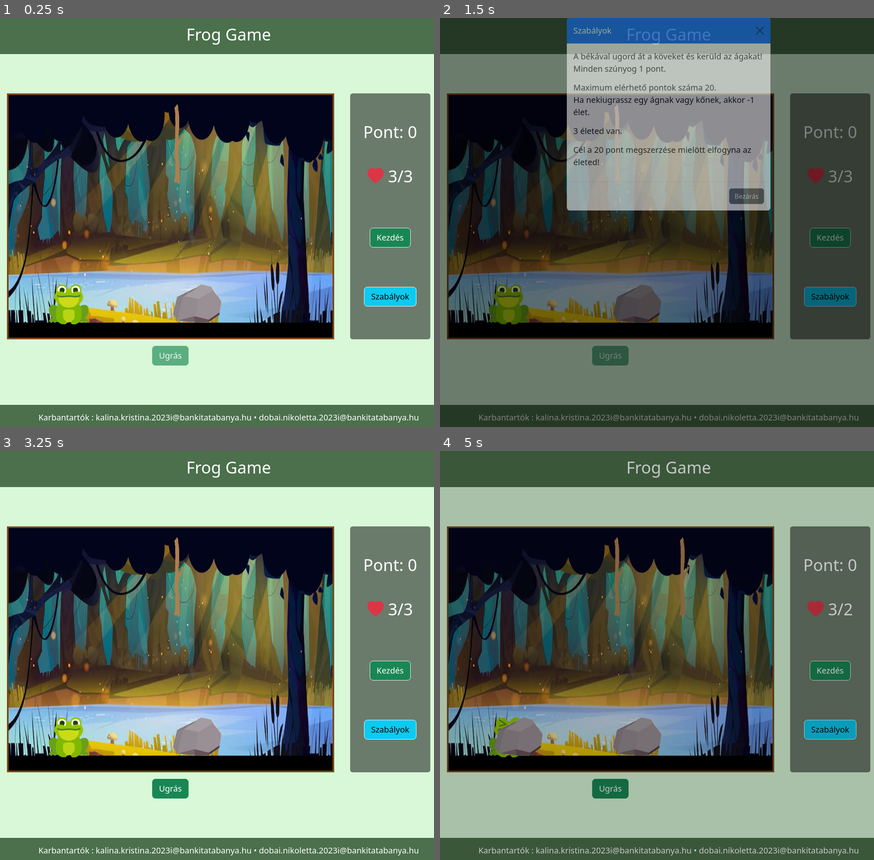
Above: before the commit, frames 1-4 (two rows, left to right).
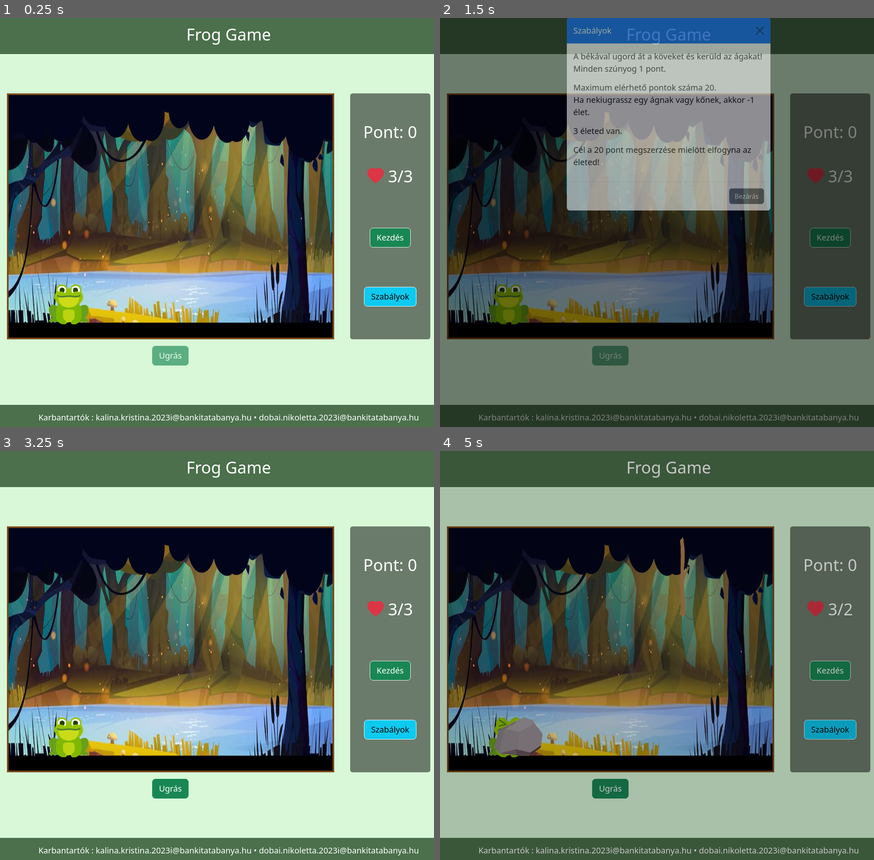
Above: after the commit, the same moments.

Repository: krisz28/Frog-Game
Game: browser game, page index.html
Same seed, same stepped clock (60 frames per second), same inputs: the game is played once before the commit and once after it.
Inputs (mouse positions are in pixels of both pictures, inside the frame that each line leads up to):
- Up to frame 1 (0.25 s): no input
- Up to frame 2 (1.5 s): click (657, 222) at 0.27 s; click (657, 263) at 1.07 s; click "Szabályok" at 1.27 s
- Up to frame 3 (3.25 s): click (134, 614) at 1.67 s; click "Close" at 1.77 s; click "Close" at 1.87 s; click (303, 594) at 2.27 s; click "Ugrás" at 2.47 s; click (282, 737) at 2.87 s; click "Kezdés" at 3.07 s
- Up to frame 4 (5 s): click (552, 757) at 3.47 s; click "Kezdés" at 3.67 s; click (657, 573) at 4.07 s; click "Szabályok" at 4.27 s; click (787, 675) at 4.67 s; click "Close" at 4.77 s; click "Bezárás" at 4.87 s

The runs differ from the first frame. In frame 1, 1.0% of the frame differs, in the area x 39-51%, y 21-75%; in frame 2, 0.9%; in frame 3, 1.0%; in frame 4, 1.0%.

Commit message:
egység teszt
Beka.js és Szunyog.js egységtesztje

Diff:
--- a/js/Beka.js
+++ b/js/Beka.js
@@ -52,6 +52,9 @@
         } else {
             this.#speed = speed;
         }
+    }
+    getSpeed(){
+        return this.#speed;
     }
 
     getContainer() {
@@ -148,4 +151,8 @@
     toString() {
         return "{" + this.getX() + ";" + this.getY() + ";" + this.getContainer() + ";" + this.getSpeed() + "}";
     }
+
+    remove(){
+        this.#element.remove();
+    }
 }
--- a/js/Elemek.js
+++ b/js/Elemek.js
@@ -26,7 +26,7 @@
     }
     setY(y) {
         if (y != 20 && y != 460) {
-            this.#y = 0;
+            this.#y =  0;
         } else this.#y = y;
     }
     setContainer(container) {
@@ -34,7 +34,7 @@
     }
     setSpeed(speed) {
         if (speed < 1) {
-            this.#speed = 0;
+            this.#speed = 1;
         } else this.#speed = speed;
     }
     getX() {
@@ -61,7 +61,9 @@
         this.#element = document.createElement("div");
         this.#element.style.left = this.#x + "px";
         this.#isAg = Math.random() < 0.5;
-        this.#y = (this.#isAg ? 20 : 460);
+        if(this.#y == 0){
+            this.#y = (this.#isAg ? 20 : 460);
+        }
         this.#element.style.top = this.#y + "px";
         this.#element.classList.add(this.#isAg ? "ag" : "ko")
         this.#container.appendChild(this.#element);
--- a/js/Szunyog.js
+++ b/js/Szunyog.js
@@ -52,6 +52,9 @@
         } else {
             this.#speed = speed;
         }
+    }
+    getSpeed(){
+        return this.#speed;
     }
 
     setContainer(container) {
--- a/js/egysegtesztScript.js
+++ b/js/egysegtesztScript.js
@@ -1,3 +1,4 @@
+ ////////////////////// ELEMEK ///////////////////
 var elem1 = new Elemek(400, 20, "section", 15);
 
 console.assert(elem1.getX() === 400, "Hiba a getX() metódus működésében!");
@@ -6,19 +7,19 @@
 
 console.assert(elem1.getSpeed() === 15, "Hiba a getSpeed() metódus működésében!");
 
-console.assert(elem1.toString() === "{400;20;[object HTMLDivElement];15}", "Hiba a konstruktor adatbeállításaiban!");
+console.assert(elem1.toString() === "{400;20;[object HTMLElement];15}", "Hiba a konstruktor adatbeállításaiban!");
 
 var elem2 = new Elemek(900, 20, "section", 15);
 
 console.assert(elem2.getX() === 800, "Hiba a setX() metódus működésében!");
 
 var elem3 = new Elemek(400, 100, "section", 15);
-
+elem3.setY(100);
 console.assert(elem3.getY() === 0, "Hiba a setY() metódus működésében!");
 
 var elem4 = new Elemek(400, 20, "section", 0);
 
-console.assert(elem4.getSpeed() === 0, "Hiba a setSpeed() metódus működésében!");
+console.assert(elem4.getSpeed() === 1, "Hiba a setSpeed() metódus működésében!");
 
 Elemek.ResetElet();
 
@@ -28,4 +29,49 @@
 
 console.assert(Elemek.getElet() === 3, "Hiba az életek visszaállításában!");
 
-////////////////////// ELEMEK ///////////////////
+document.querySelectorAll(".ko").forEach(ko => ko.remove());
+document.querySelectorAll(".ag").forEach(ag => ag.remove());
+////////////////////// Szunyog ///////////////////
+var szunyog = new Szunyog(100, 100, 2, "section");
+
+console.assert(szunyog.toString() == "{100;100;[object HTMLElement];2}", "A konstruktorban hibás a adatbeállítás");
+
+szunyog.setX(-1);
+console.assert(szunyog.getX() === 800, "Hiba a setX() metódusban, engedi a 0-nál kisebb értéket");
+szunyog.setX(900);
+console.assert(szunyog.getX() === 800, "Hiba a setX() metódusban, engedi a 800-nál nagyobb értéket");
+
+szunyog.setY(-1);
+console.assert(szunyog.getY() === 180, "Hiba a setY() metódusban, engedi a 0-nál kisebb értéket");
+szunyog.setY(900);
+console.assert(szunyog.getY() === 180, "Hiba a setY() metódusban, engedi a 550-nél nagyobb értéket");
+
+szunyog.setSpeed(-1);
+console.assert(szunyog.getSpeed() === 4, "Hiba a setSpeed() metódusban, engedi az 1-nél nagyobb értéket");
+
+Szunyog.resetGame();
+console.assert(Szunyog.getPont() === 0, "Hiba a resetGame() metódusban, nem állítja 0-ra a pont értéket");
+
+document.querySelectorAll(".szunyog").forEach(szunyog => szunyog.remove());
+document.querySelectorAll(".szunyogPajzs").forEach(szunyogPajzs => szunyogPajzs.remove());
+////////////////////// Beka ///////////////////
+var tesztBeka = new Beka(100,100,"section",25);
+
+console.assert(tesztBeka.toString() === "{100;100;[object HTMLElement];25}", "A konstruktorban hibás a adatbeállítás");
+
+tesztBeka.setX(-1);
+
+tesztBeka.setX(-1);
+console.assert(tesztBeka.getX() === 90, "b Hiba a setX() metódusban, engedi a 0-nál kisebb értéket");
+tesztBeka.setX(1000);
+console.assert(tesztBeka.getX() === 90, "b Hiba a setX() metódusban, engedi a 680-nál nagyobb értéket");
+
+tesztBeka.setY(-1);
+console.assert(tesztBeka.getY() === 450, "b Hiba a setY() metódusban, engedi a 0-nál kisebb értéket");
+tesztBeka.setY(900);
+console.assert(beka.getY() === 450, "b Hiba a setY() metódusban, engedi a 480-nál nagyobb értéket");
+
+tesztBeka.setSpeed(0);
+console.assert(tesztBeka.getSpeed() === 25, "b Hiba a setSpeed() metódusban, engedi az 1-nél kisebb értéket");
+
+tesztBeka.remove();
